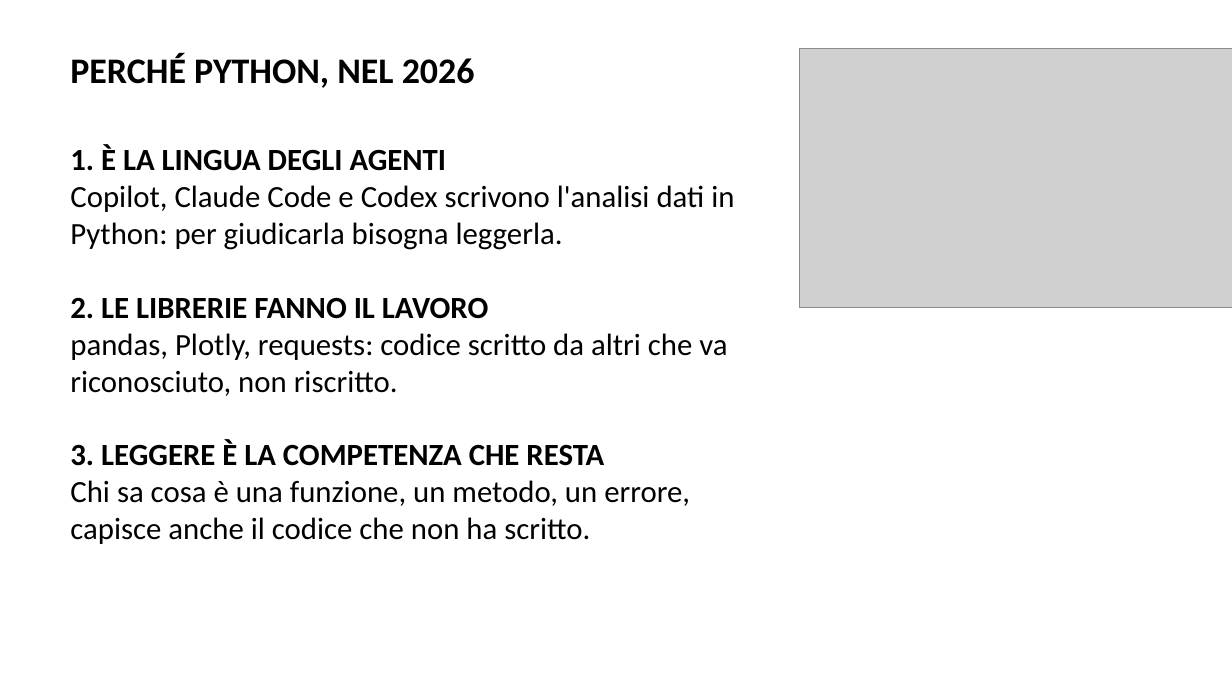
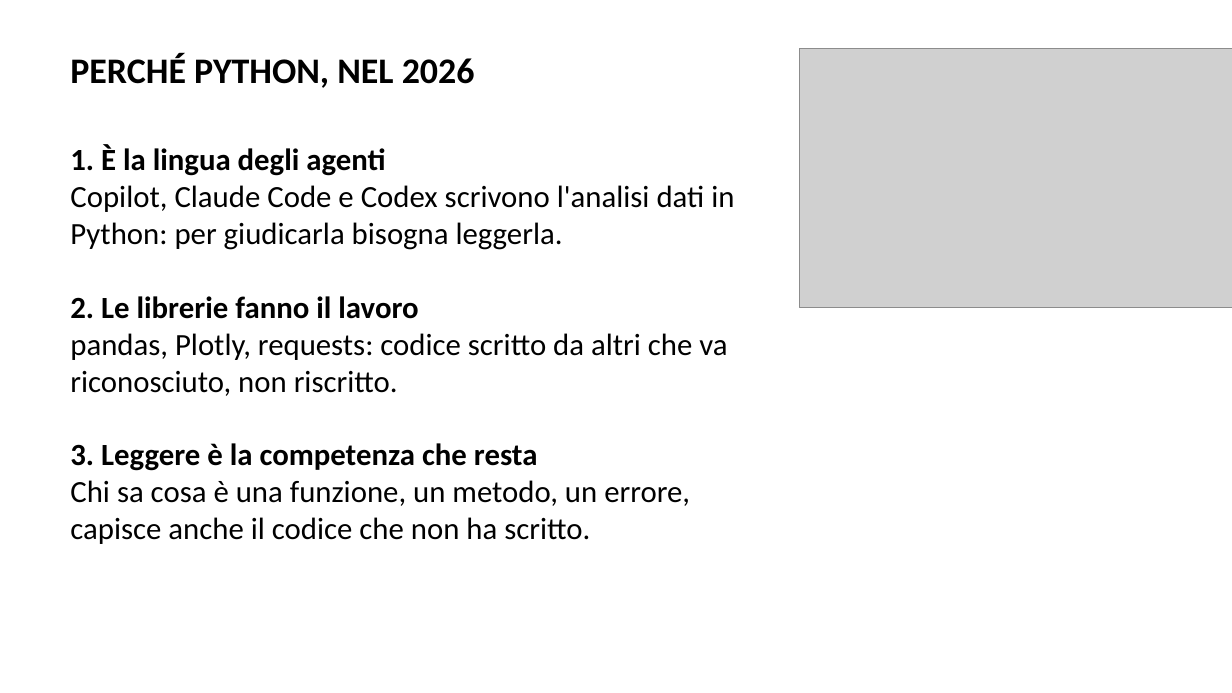
Before and after one commit to AndreaCorvaglia0/python-base-utilities, a slide deck: slide 5 of Slides/Presentazione_python_base.pptx. Drawn at 1232x693 pixels with LibreOffice and Linux fonts; fonts in the diff are those of the drawing; grey boxes stand for pictures; background and template pictures are left out. Boxes give left, top, right and bottom in pixels: in the first picture for what was removed or moved away, otherwise in the second. Text is boxed around its words. In the diff, an @@ line names an element or a change of style, - is before the commit and + after.

```diff
--- a/Slides/Presentazione_python_base.pptx
+++ b/Slides/Presentazione_python_base.pptx
@@ text at <box>70,144,385,176</box>: text changed @@
-1. È LA LINGUA DEGLI AGENTI
+1. È la lingua degli agenti
@@ text at <box>70,296,418,319</box>: text changed @@
-2. LE LIBRERIE FANNO IL LAVORO
+2. Le librerie fanno il lavoro
@@ text at <box>70,443,538,471</box>: text changed @@
-3. LEGGERE È LA COMPETENZA CHE RESTA
+3. Leggere è la competenza che resta
```
Also in this commit, not shown: 4 other slides changed, 11 other files.
